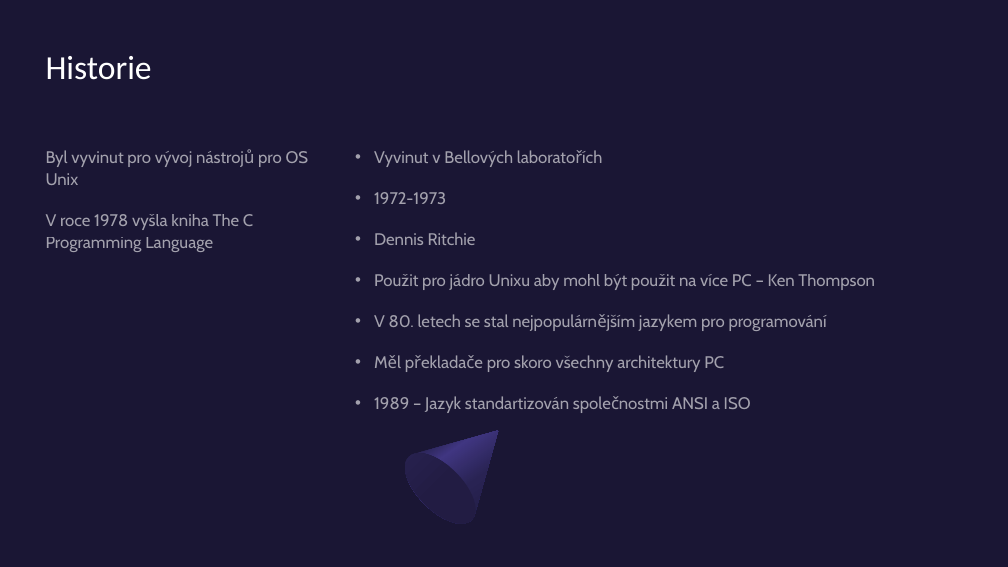
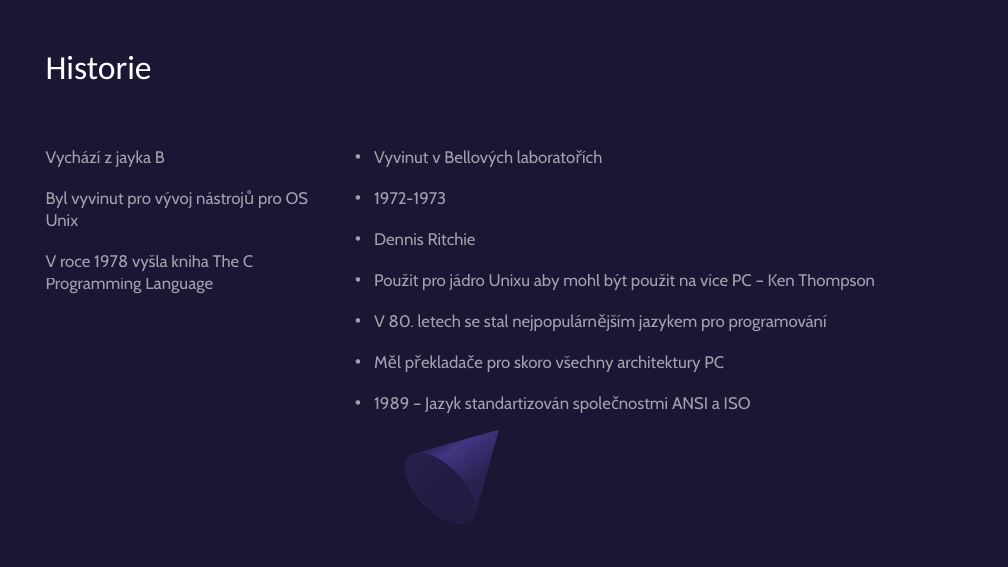
Before and after one commit to KokosHraje/C-VDAPrezentace, a slide deck: slide 3 of Programovací-jazyk-C.pptx. Drawn at 1008x567 pixels with LibreOffice and Linux fonts; fonts in the diff are those of the drawing. Boxes give left, top, right and bottom in pixels: in the first picture for what was removed or moved away, otherwise in the second. Text is boxed around its words. In the diff, an @@ line names an element or a change of style, - is before the commit and + after.

```diff
--- a/Programovací-jazyk-C.pptx
+++ b/Programovací-jazyk-C.pptx
@@ text at (x1=46, y1=150, x2=165, y2=167): paragraph added @@
+Vychází z jayka B
```
Also in this commit, not shown: 5 slides added.
